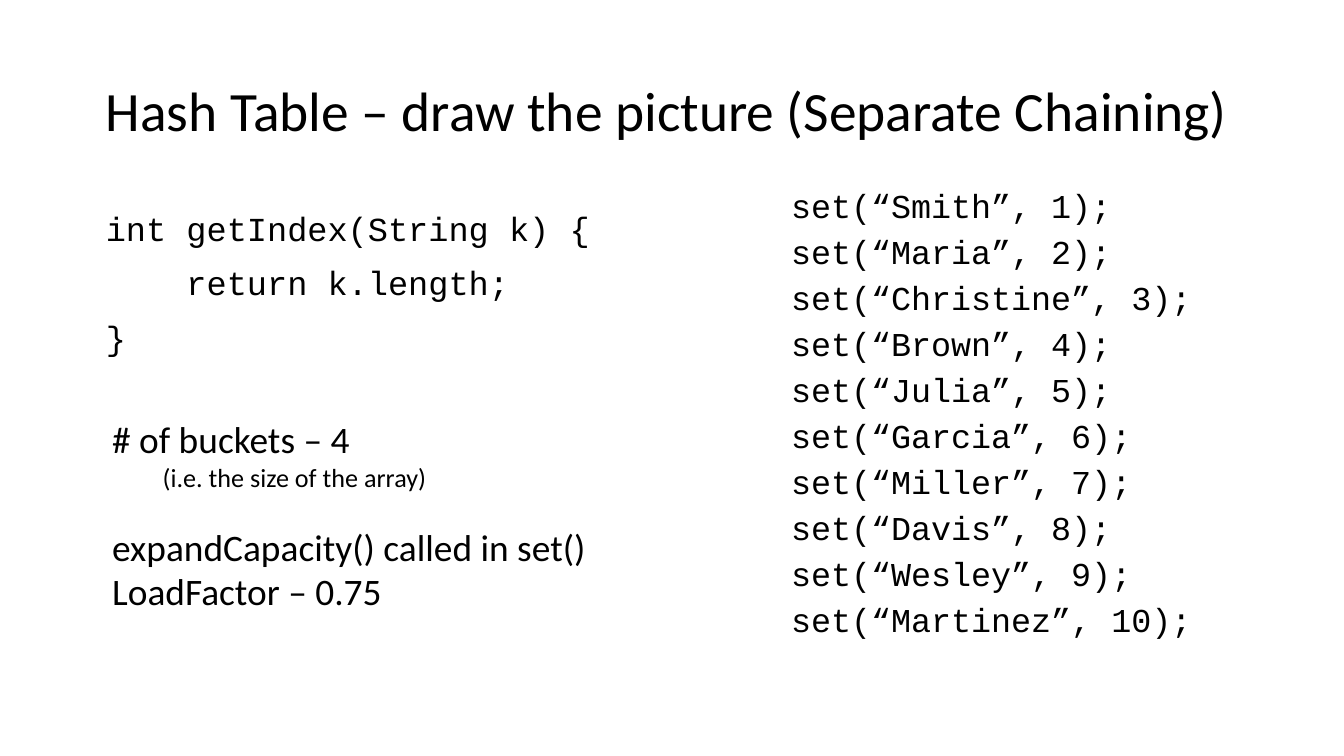
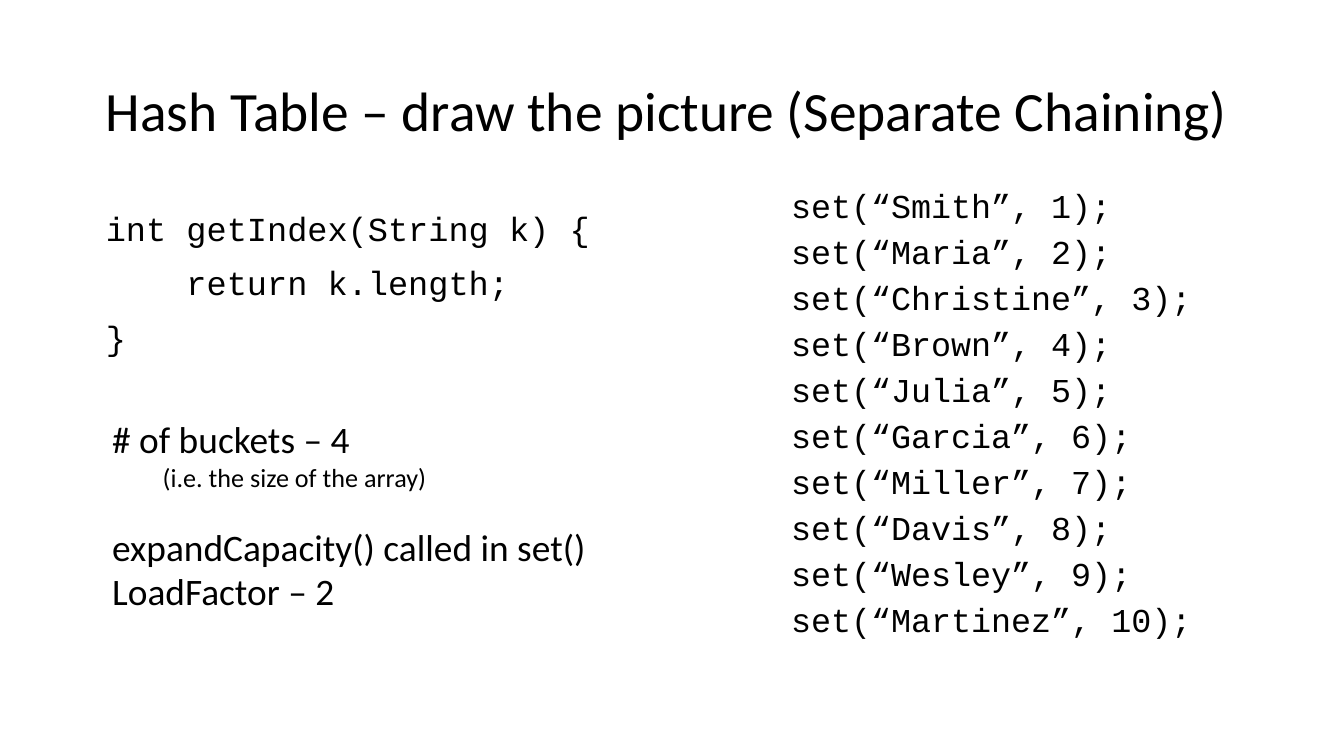
Before and after one commit to ucsd-cse12-w21/ucsd-cse12-w21.github.io, a slide deck: slide 6 of lectures/lecture-17/Live-B00-Cao/Lecture 17 - Lecture.pptx. Drawn at 1344x756 pixels with LibreOffice and Linux fonts; fonts in the diff are those of the drawing. Boxes give left, top, right and bottom in pixels: in the first picture for what was removed or moved away, otherwise in the second. Text is boxed around its words. In the diff, an @@ line names an element or a change of style, - is before the commit and + after.

```diff
--- a/lectures/lecture-17/Live-B00-Cao/Lecture 17 - Lecture.pptx
+++ b/lectures/lecture-17/Live-B00-Cao/Lecture 17 - Lecture.pptx
@@ text at [112,579,334,606]: text changed @@
-LoadFactor – 0.75
+LoadFactor – 2
```
Also in this commit, not shown: 11 other slides changed, 1 slide removed, 1 other file.
